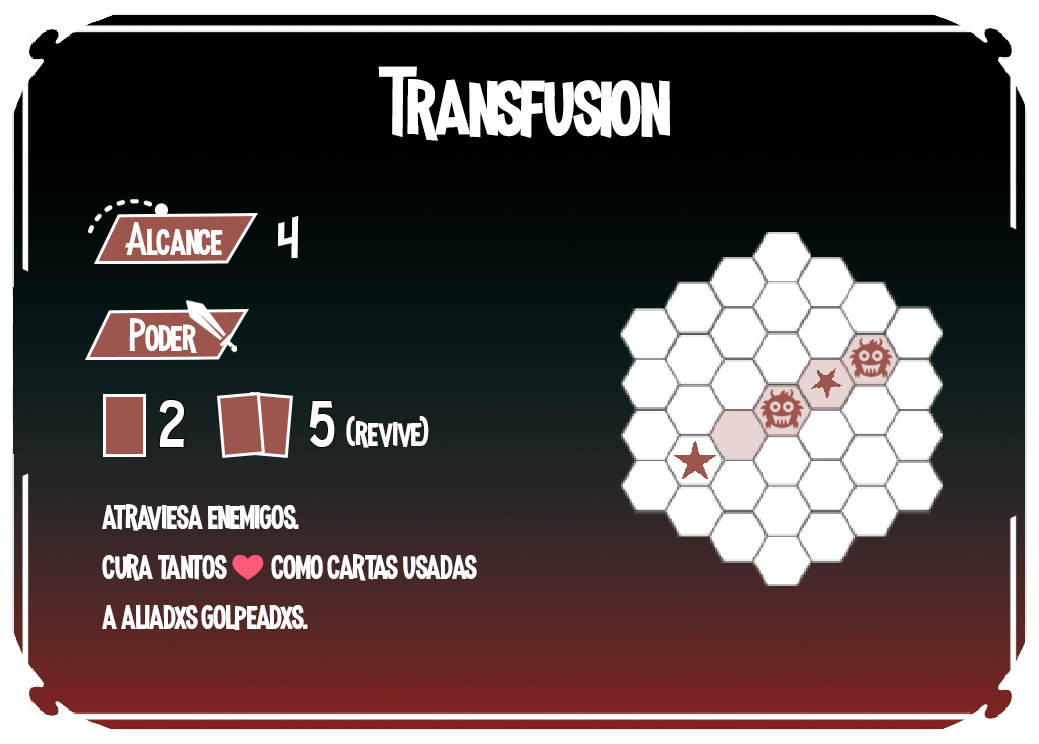
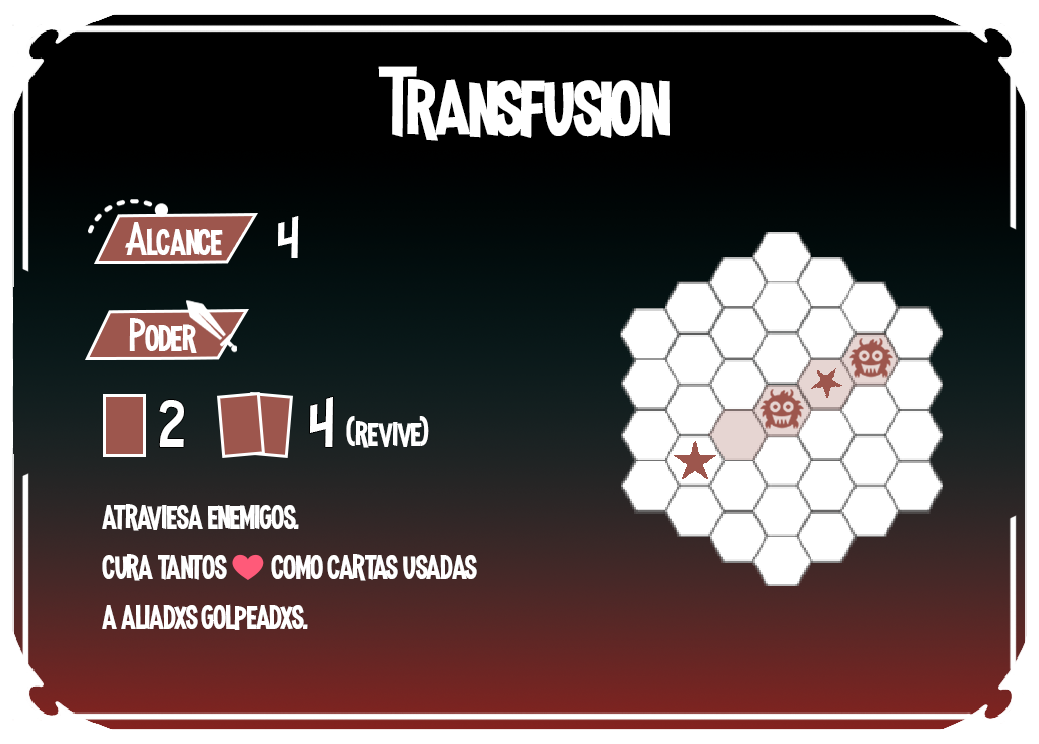
Comparing the layer stacks of the two 1039 × 744 images. Changes:
renamed "5" to "4", painted on it over (309, 397, 335, 447)
painted on "Relleno degradado 1" over (102, 216, 477, 630)